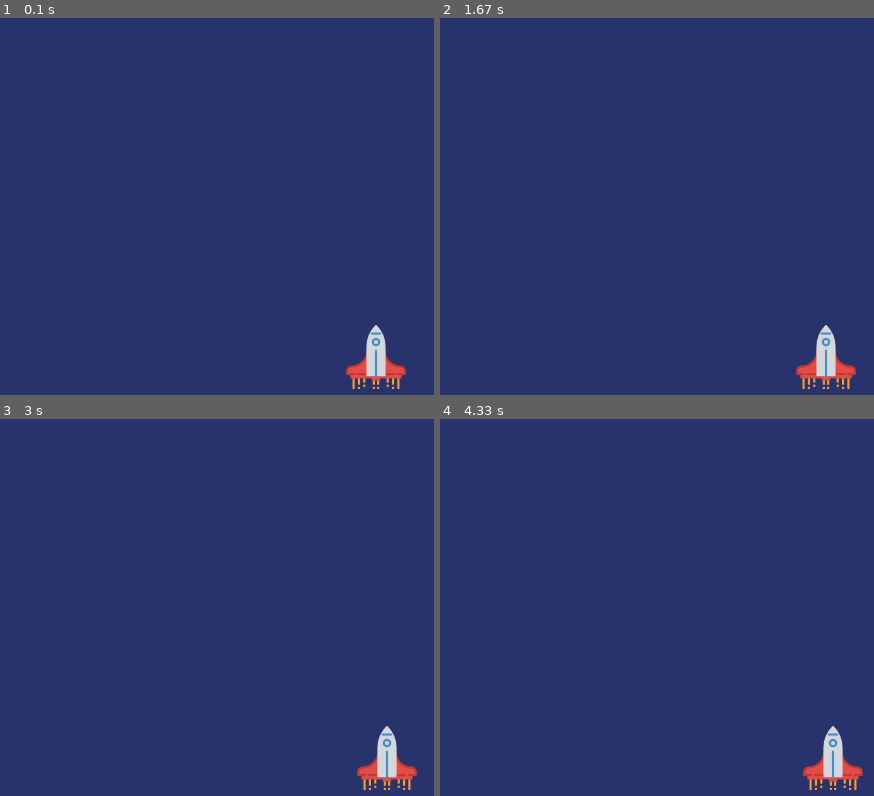
Above: before the commit, frames 1-4 (two rows, left to right).
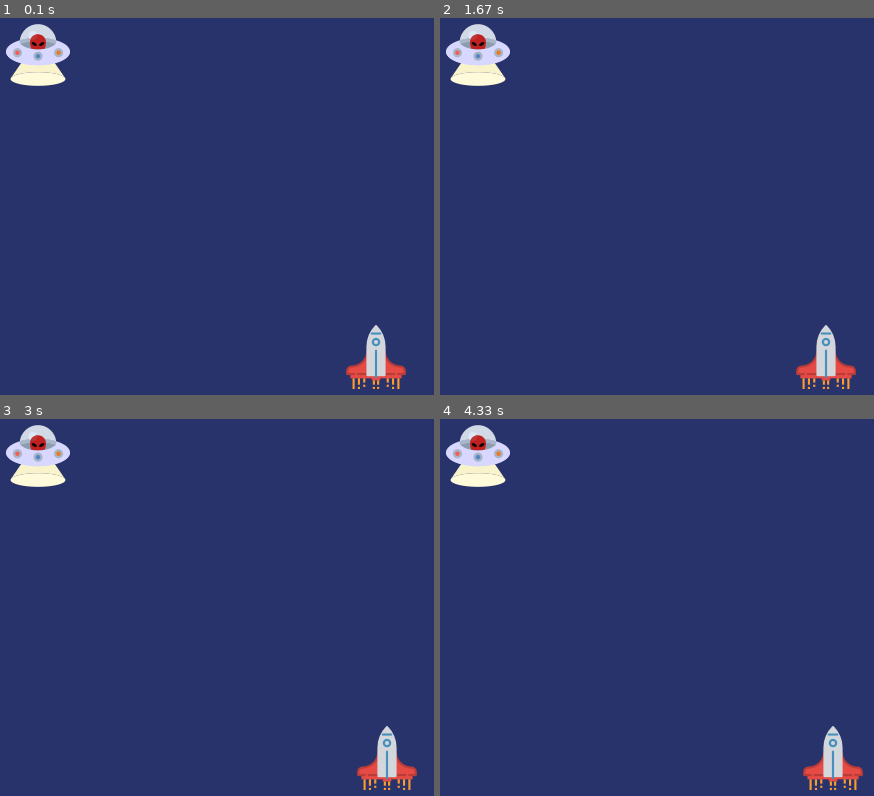
Above: after the commit, the same moments.

Repository: neginsdii/PyGame
Game: pygame game, started from main.py
The game is run twice, just before and just after one commit, with the same random seed, the same clock (stepped at 60 frames per second) and the same inputs.
Inputs:
- Up to frame 1 (0.1 s): no input
- Up to frame 2 (1.67 s): hold Right 0.33-0.8 s; hold Right 0.83-1.3 s; hold Left from 1.33 s (still down)
- Up to frame 3 (3 s): release Left at 1.87 s; hold Left 1.9-2.3 s; hold Right 2.33-2.97 s
- Up to frame 4 (4.33 s): hold Left 3-3.47 s; hold Right 3.5-3.97 s; hold Right from 4 s (still down)

The runs differ from the first frame. In frame 1, 1.7% of the frame differs, in the area x 1-17%, y 1-19%; in frame 2, 1.7%; in frame 3, 1.7%; in frame 4, 1.7%.

Commit message:
added enemy

Diff:
--- a/main.py
+++ b/main.py
@@ -1,4 +1,5 @@
 import pygame
+import random
 
 pygame.init()
 
@@ -16,14 +17,21 @@
 playerVelX=0
 playerVely=0
 
+#Enemy
+enemyImg=pygame.image.load("alien.png")
+enemyX= random.randint(0,736)
+enemyY =random.randint(0,350)
+enemyVelX=0
+enemyVely=0
+
+
 def player(x,y):
     screen.blit(playerImg, (x,y))
 
-def checkBound(x,y):
-    if x<0:
-        playerX=0
-    if x>800+63:
-        playerX=800-63
+def enemy(x,y):
+    screen.blit(enemyImg, (x,y))
+
+
 
 #Game Loop
 running =True
@@ -42,6 +50,10 @@
                 playerVelX=0
 
     playerX+=playerVelX
-    checkBound(playerX,playerY)
+    if playerX<0:
+        playerX=0
+    if playerX>737:
+        playerX=737
     player(playerX,playerY)
+    enemy(enemyX,enemyY)
     pygame.display.update()
Binary file added: alien.png
